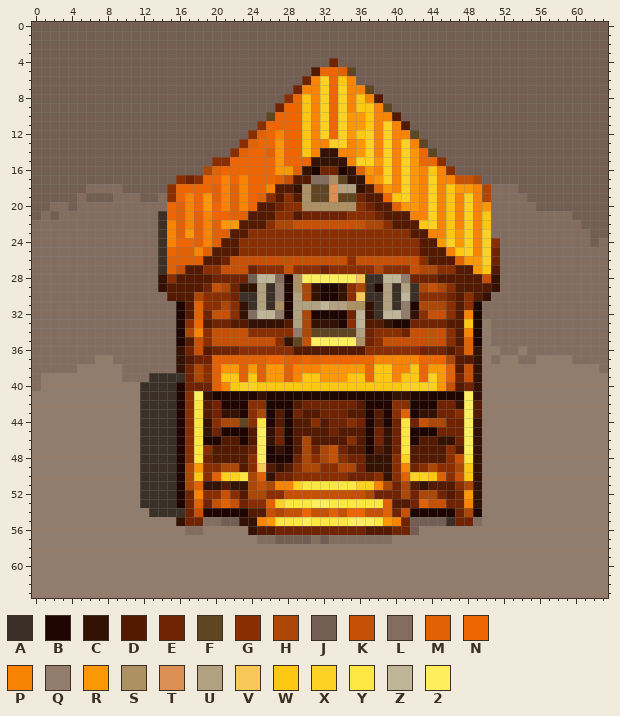
Pixel-art sprite: img/jobPostingIcons/12.png. That is the earlier state.
The file is 64x64 pixels.
Palette (. is transparent): A #3a3027  B #1e0501  C #331204  D #531901  E #6f2302  F #604523  G #882e01  H #ab4707  J #725e52  K #c65005  L #836d5e  M #e16204  N #ed6601  P #f98404  Q #927c6b  R #fc9705  S #ae9065  T #db8f53  U #b1a181  V #f7c757  W #fec712  X #fed224  Y #fde742  Z #bfb69a  2 #fdee5f
Pixels before, first column x 0:
 0 JJJJJJJJJJJJJJJJJJJJJJJJJJJJJJJJJJJJJJJJJJJJJJJJJJJJJJJJJJJJJJJJ
 1 JJJJJJJJJJJJJJJJJJJJJJJJJJJJJJJJJJJJJJJJJJJJJJJJJJJJJJJJJJJJJJJJ
 2 JJJJJJJJJJJJJJJJJJJJJJJJJJJJJJJJJJJJJJJJJJJJJJJJJJJJJJJJJJJJJJJJ
 3 JJJJJJJJJJJJJJJJJJJJJJJJJJJJJJJJJJJJJJJJJJJJJJJJJJJJJJJJJJJJJJJJ
 4 JJJJJJJJJJJJJJJJJJJJJJJJJJJJJJJJJEJJJJJJJJJJJJJJJJJJJJJJJJJJJJJJ
 5 JJJJJJJJJJJJJJJJJJJJJJJJJJJJJJJDNNMFJJJJJJJJJJJJJJJJJJJJJJJJJJJJ
 6 JJJJJJJJJJJJJJJJJJJJJJJJJJJJJJEPXNWPJJJJJJJJJJJJJJJJJJJJJJJJJJJJ
 7 JJJJJJJJJJJJJJJJJJJJJJJJJJJJJEPPXNXPPFJJJJJJJJJJJJJJJJJJJJJJJJJJ
 8 JJJJJJJJJJJJJJJJJJJJJJJJJJJJGNWPXNXPWPDJJJJJJJJJJJJJJJJJJJJJJJJJ
 9 JJJJJJJJJJJJJJJJJJJJJJJJJJJENNWPXNXPWWPFJJJJJJJJJJJJJJJJJJJJJJJJ
10 JJJJJJJJJJJJJJJJJJJJJJJJJJFNNNWPXNXRRWPPDJJJJJJJJJJJJJJJJJJJJJJJ
11 JJJJJJJJJJJJJJJJJJJJJJJJJGNNNNWPXNXRRWPXPDJJJJJJJJJJJJJJJJJJJJJJ
12 JJJJJJJJJJJJJJJJJJJJJJJJGMNPNNWPXNXRWXPXPPFJJJJJJJJJJJJJJJJJJJJJ
13 JJJJJJJJJJJJJJJJJJJJJJJGMNNRNNWPPXXPRXPXPXPFJJJJJJJJJJJJJJJJJJJJ
14 JJJJJJJJJJJJJJJJJJJJJJGMNNMRNNWPCCPPRXPXPXRNFJJJJJJJJJJJJJJJJJJJ
15 JJJJJJJJJJJJJJJJJJJJGGNNNNNRNNNCCCCPXXRXPXRNNGJJJJJJJJJJJJJJJJJJ
16 JJJJJJJJJJJJJJJJJJJHMNNNNNNRRMCBEEBCMRPXPXRPWPGJJJJJJJJJJJJJJJJJ
17 JJJJJJJJJJJJJJJJGEGNNPNPNNNMKDDLLSFCCPRXPXRPXPPKKHJJJJJJJJJJJJJJ
18 JJJJJJLLLLJJJJJGNNNNMPMPNNPDDCSFFTUUCDMRPXRPXPWRRPHLLLJJJJJJJJJJ
19 JJJJJLJJJLLLJJLGNPNRMPMPNMGDGDSFFTFFEDDNWXRPXPWPXPHLLLLJJJJJJJJJ
20 JJLLJLLLLLLLLLLNMPNRNPMPNDDEGGSSSSSSGEDDMRRPXPWPXPRLLLLLJJJJJJJJ
21 JLJLLLLLLLLLLLANMPMPNNMMDDDGGDEEEEEGGGEDDDPPXPWPXPWLLLLLLLLLJJJJ
22 LLLLLLLLLLLLLLAPMPMPMRRDDDGHHKKKKKKKKHHGDDDWXPWPXPWLLLLLLLLLLJJJ
23 LLLLLLLLLLLLLLAPMRMPMMDDGGGGGGGGGGGGGGGGGGDDPPWRXPXLLLLLLLLLLLJJ
24 LLLLLLLLLLLLLLAPNNMPMDDGGGGGGGGGGGGGGGGGGGGDDRXRXPXGLLLLLLLLLLJL
25 LLLLLLLLLLLLLLANMMPMDDDGGGGGGGGGGGGGGGGGGGGDDDPWXPXELLLLLLLLLLLL
26 LLLLLLLLLLLLLLAMMMMDDEKKKKKKKKKKKKKGKKKKKKKGDDDMRRXELLLLLLLLLLLL
27 LLLLLLLLLLLLLLAMKDDGGKKKEGGGKGGGEGGGGGHGGGKHHGGDDRWDLLLLLLLLLLLL
28 LLLLLLLLLLLLLLCGDDDDEEEEJZZLBS222222VAAZZQEEEDDDDDKCLLLLLLLLLLLL
29 LLLLLLLLLLLLLLCDDDDEKHECCUAQBSHCBBCGHABUAUAHKHGDDDDCLLLLLLLLLLLL
30 LLLLLLLLLLLLLLLDDDHGGGEAAUAQBUHCBBCGVAAUAZAGGGEDGDCLLLLLLLLLLLLL
31 LLLLLLLLLLLLLLLLBDMGGHGCAUASBUUUZUUSSCAUAQBHHHGDGBLLLLLLLLLLLLLL
32 LLLLLLLLLLLLLLLLBDMEKKGCLZZQBUHBBBBEZCAZZQCGKKGDPBLLLLLLLLLLLLLL
33 LLLLLLLLLLLLLLLLBGNDEEDDCCCCDUHCCCBGZDDCBBEEEEDDWBQLLLLLLLLLLLLL
34 LLLLLLLLLLLLLLLLBHPGKKKKGGGGGQHFFFFFUEGGGEKKKKGDPBQLLLLLLLLLLLLL
35 LLLLLLLLLLLLLLLLBDKGKKKKKKKGCFK22222SEGKKKKKKKGDMBQLLLLLLLLLLLLL
36 LLLLLLLLLLLLLLLLCEKDEEEGGGGGGDDDDDDDDGGGGGGEEEDEMCQQLLQLLLLLLLLL
37 LLLLLLLQQLLLLLLLCDEEMMMMMMNNMMNMNNNNNNPPPPPNNNHDDCQLQQLLQQQQLLLL
38 LLLLLQQQQQLLLLLLCEHGMRRMRMRRMPPPRRRRRNWWPPWNRRMDKCQQQQQQQQQQQQQL
39 LQQQQQQQQQLLLAAAAEHGMWWMWMRRMPWWRRRWWNWWPWWNXRMEKCQQQQQQQQQQQQQQ
40 LQQQQQQQQQQQAAAABEEEMPWXXWWWWWWWWWWWWWWWWXXXXRKDECQQQQQQQQQQQQQQ
41 QQQQQQQQQQQQAAAABG2CBBBBBCBBBBBBBBBBBBBBCCBBBBBB2CQQQQQQQQQQQQQQ
42 QQQQQQQQQQQQAAAABGYDEBBBGGBBBDEEEEEEDBBBGGBBBEEC2DQQQQQQQQQQQQQQ
43 QQQQQQQQQQQQAAAABGYDECCBGHBDBEDDEEEDDBDBGMBCCEEG2DQQQQQQQQQQQQQQ
44 QQQQQQQQQQQQAAAABGYCGHHFGYBDBDDGDEEGEBDBEYEKHHEE2CQQQQQQQQQQQQQQ
45 QQQQQQQQQQQQAAAABGYCEBBBD2CEBDDDDEDDDBECEYBBBEEE2CQQQQQQQQQQQQQQ
46 QQQQQQQQQQQQAAAABGYBBDDBD2CEBDHDDDDGDBECEYBDDCCE2CQQQQQQQQQQQQQQ
47 QQQQQQQQQQQQAAAABGYGDDDDE2BCBDHEHKEDDBDCEYDDDDGD2CQQQQQQQQQQQQQQ
48 QQQQQQQQQQQQAAAABGYEDDDDG2BBBEHGHKGEECCCGXDDDDGKYCQQQQQQQQQQQQQQ
49 QQQQQQQQQQQQAAAABHRGGHHDGVDCDGHHGGHHECCCGPEGHGGHWCQQQQQQQQQQQQQQ
50 QQQQQQQQQQQQAAAABHWGMXXYHMCEEGGGGGGEEEGCGMXXWMGKWCQQQQQQQQQQQQQQ
51 QQQQQQQQQQQQAAAABHMCCDCCHKHPPXYYYYYYXXPHEHDCDDDGHCQQQQQQQQQQQQQQ
52 QQQQQQQQQQQQAAAABEPGGKGDHHGGKKKKKKKKKHEEEHEHHEDERCQQQQQQQQQQQQQQ
53 QQQQQQQQQQQQAAAABEMEKMKEGGMXYYY22YYYYYYMDDEMKKEEPCQQQQQQQQQQQQQQ
54 QQQQQQQQQQQQQAAAAEKBBBBBDDKHKKNKKMKNNKKMEKBBBBBEHBQQQQQQQQQQQQQQ
55 QQQQQQQQQQQQQQQQCEELLJJCCPRYYY2YYYY222YRPEJJJJAEELQQQQQQQQQQQQQQ
56 QQQQQQQQQQQQQQQQQLLQQQQQCDDEEEEEEEEEEDDDEEJQQQQQQQQQQQQQQQQQQQQQ
57 QQQQQQQQQQQQQQQQQQQQQQQQQLLJJJJLJLLLLLLLQQQQQQQQQQQQQQQQQQQQQQQQ
58 QQQQQQQQQQQQQQQQQQQQQQQQQQQQQQQQQQQQQQQQQQQQQQQQQQQQQQQQQQQQQQQQ
59 QQQQQQQQQQQQQQQQQQQQQQQQQQQQQQQQQQQQQQQQQQQQQQQQQQQQQQQQQQQQQQQQ
60 QQQQQQQQQQQQQQQQQQQQQQQQQQQQQQQQQQQQQQQQQQQQQQQQQQQQQQQQQQQQQQQQ
61 QQQQQQQQQQQQQQQQQQQQQQQQQQQQQQQQQQQQQQQQQQQQQQQQQQQQQQQQQQQQQQQQ
62 QQQQQQQQQQQQQQQQQQQQQQQQQQQQQQQQQQQQQQQQQQQQQQQQQQQQQQQQQQQQQQQQ
63 QQQQQQQQQQQQQQQQQQQQQQQQQQQQQQQQQQQQQQQQQQQQQQQQQQQQQQQQQQQQQQQQ
Once edited:
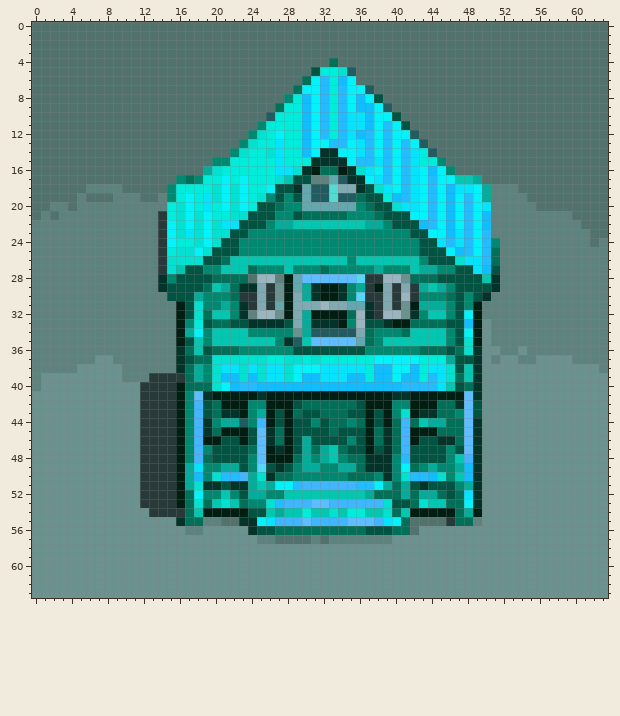
Difference:
{"colour":"2","old":"#fdee5f","new":"#5fbcfd"}
{"colour":"A","old":"#3a3027","new":"#273a39"}
{"colour":"B","old":"#1e0501","new":"#011e13"}
{"colour":"C","old":"#331204","new":"#043329"}
{"colour":"D","old":"#531901","new":"#015342"}
{"colour":"E","old":"#6f2302","new":"#026f59"}
{"colour":"F","old":"#604523","new":"#235c60"}
{"colour":"G","old":"#882e01","new":"#018871"}
{"colour":"H","old":"#ab4707","new":"#07ab99"}
{"colour":"J","old":"#725e52","new":"#52726e"}
{"colour":"K","old":"#c65005","new":"#05c6b0"}
{"colour":"L","old":"#836d5e","new":"#5e837f"}
{"colour":"M","old":"#e16204","new":"#04e1d0"}
{"colour":"N","old":"#ed6601","new":"#01eddb"}
{"colour":"P","old":"#f98404","new":"#04f2f9"}
{"colour":"Q","old":"#927c6b","new":"#6b928f"}
{"colour":"R","old":"#fc9705","new":"#05e4fc"}
{"colour":"S","old":"#ae9065","new":"#65a7ae"}
{"colour":"T","old":"#db8f53","new":"#53dbd3"}
{"colour":"U","old":"#b1a181","new":"#81a9b1"}
{"colour":"V","old":"#f7c757","new":"#57d6f7"}
{"colour":"W","old":"#fec712","new":"#12bdfe"}
{"colour":"X","old":"#fed224","new":"#24bcfe"}
{"colour":"Y","old":"#fde742","new":"#42b5fd"}
{"colour":"Z","old":"#bfb69a","new":"#9ab5bf"}
